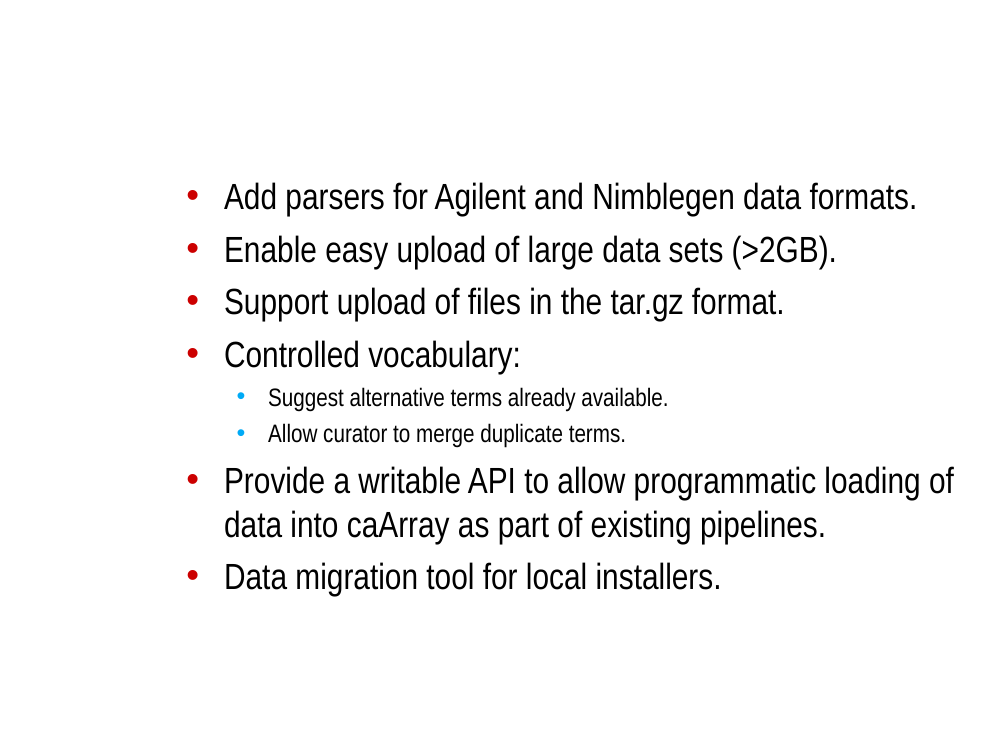
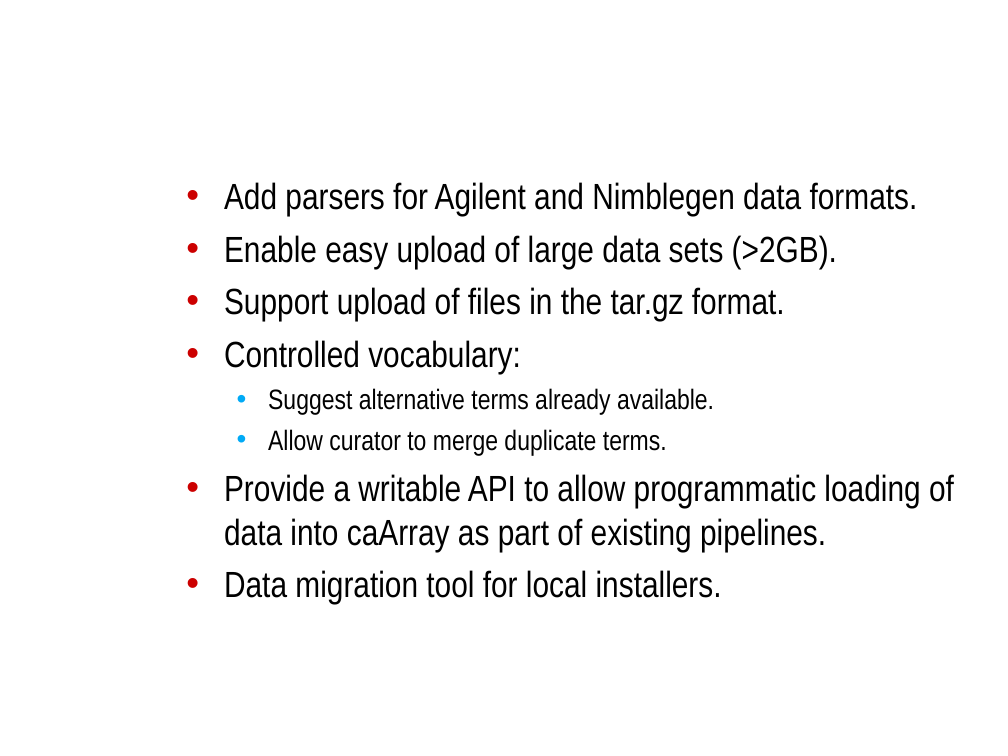
Before and after one commit to NCIP/caarray-docs, a slide deck: slide 11 of project_management/open_meetings/caArray User Community Meeting 2009.06.03.ppt. Drawn at 1008x756 pixels with LibreOffice and Linux fonts; fonts in the diff are those of the drawing; background and template pictures are left out. Boxes give left, top, right and bottom in pixels: in the first picture for what was removed or moved away, otherwise in the second. Text is boxed around its words. In the diff, an @@ line names an element or a change of style, - is before the commit and + after.

```diff
--- a/project_management/open_meetings/caArray User Community Meeting 2009.06.03.ppt
+++ b/project_management/open_meetings/caArray User Community Meeting 2009.06.03.ppt
@@ text at [268, 388, 714, 456]: size 18 to 20 pt in "Suggest alternative terms already available.", "Allow curator to merge duplicate terms." @@
```
Also in this commit, not shown: 9 other slides changed.
